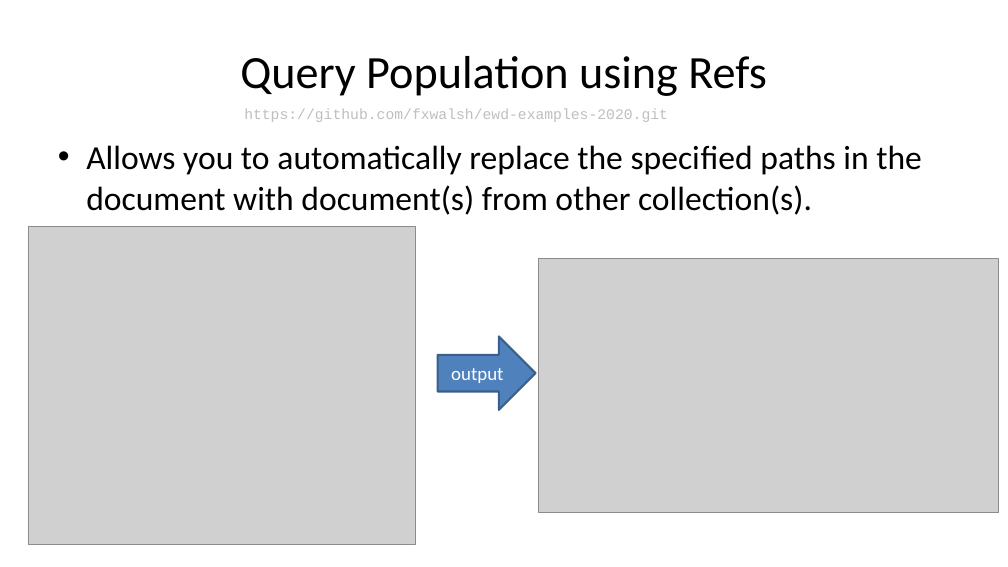
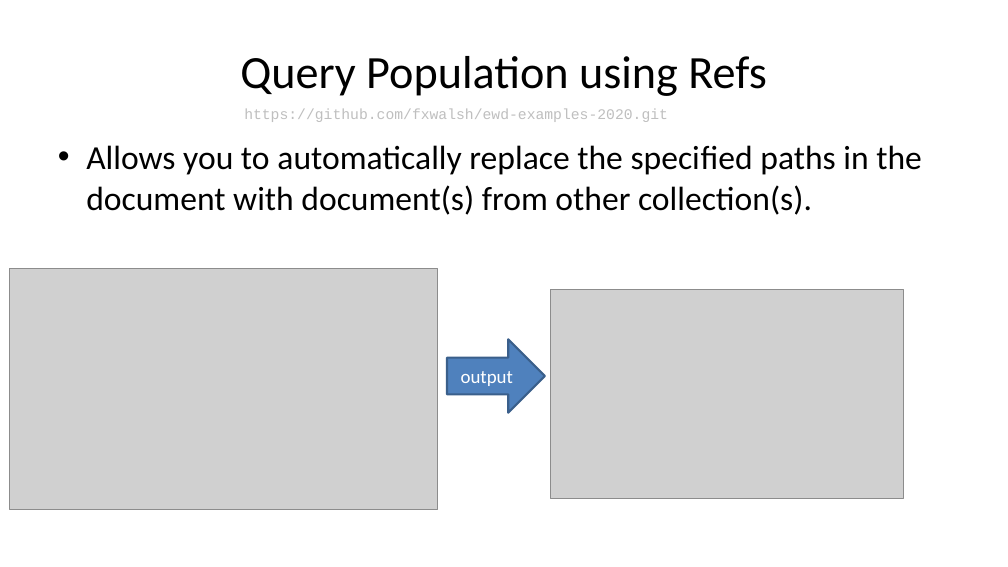
Before and after one commit to diarmuidoconnor/wad2, a slide deck: slide 34 of topic09/talk-0/mongoDB-2020.pptx (slide 42 before the commit). Drawn at 1008x567 pixels with LibreOffice and Linux fonts; fonts in the diff are those of the drawing; grey boxes stand for pictures. Boxes give left, top, right and bottom in pixels: in the first picture for what was removed or moved away, otherwise in the second. Text is boxed around its words. In the diff, an @@ line names an element or a change of style, - is before the commit and + after.

```diff
--- a/topic09/talk-0/mongoDB-2020.pptx
+++ b/topic09/talk-0/mongoDB-2020.pptx
@@ picture: place and size @@
-picture at (28, 227, 415, 544)
+picture at (10, 268, 438, 510)
@@ picture: place and size @@
-picture at (538, 258, 999, 513)
+picture at (551, 290, 904, 498)
@@ right arrow "output": place and size @@
-right arrow "output" at (438, 337, 536, 410)
+right arrow "output" at (447, 340, 545, 413)
```
Also in this commit, not shown: 12 other slides changed, 2 slides added, 3 slides removed, 23 other files.
